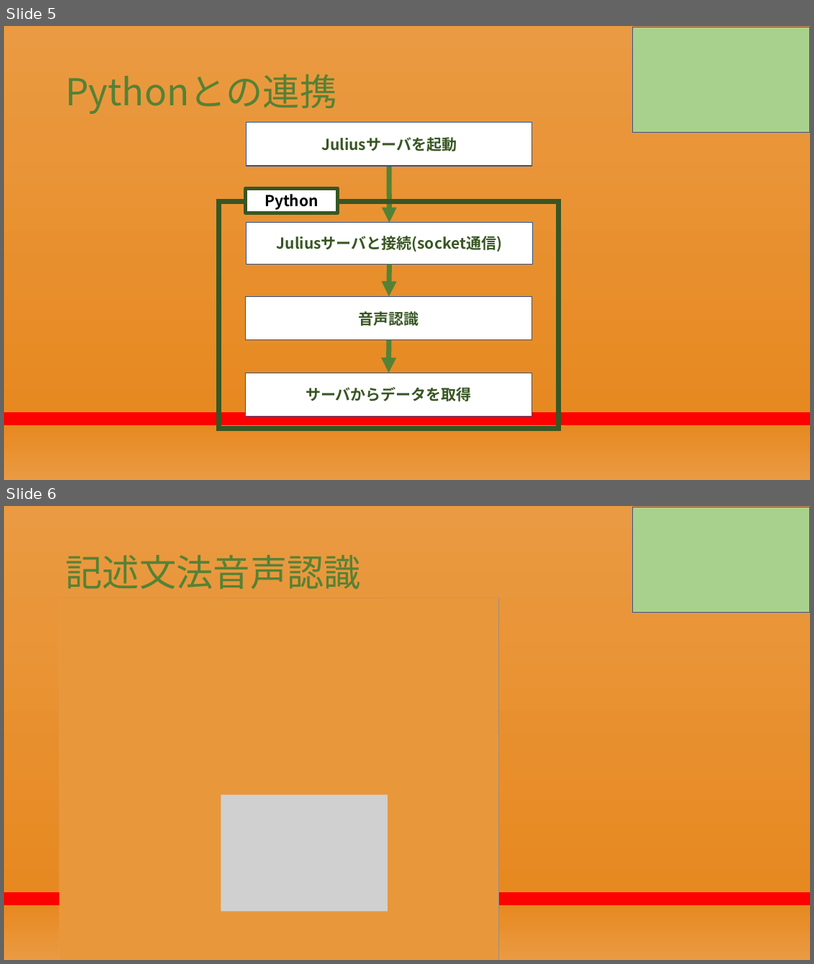
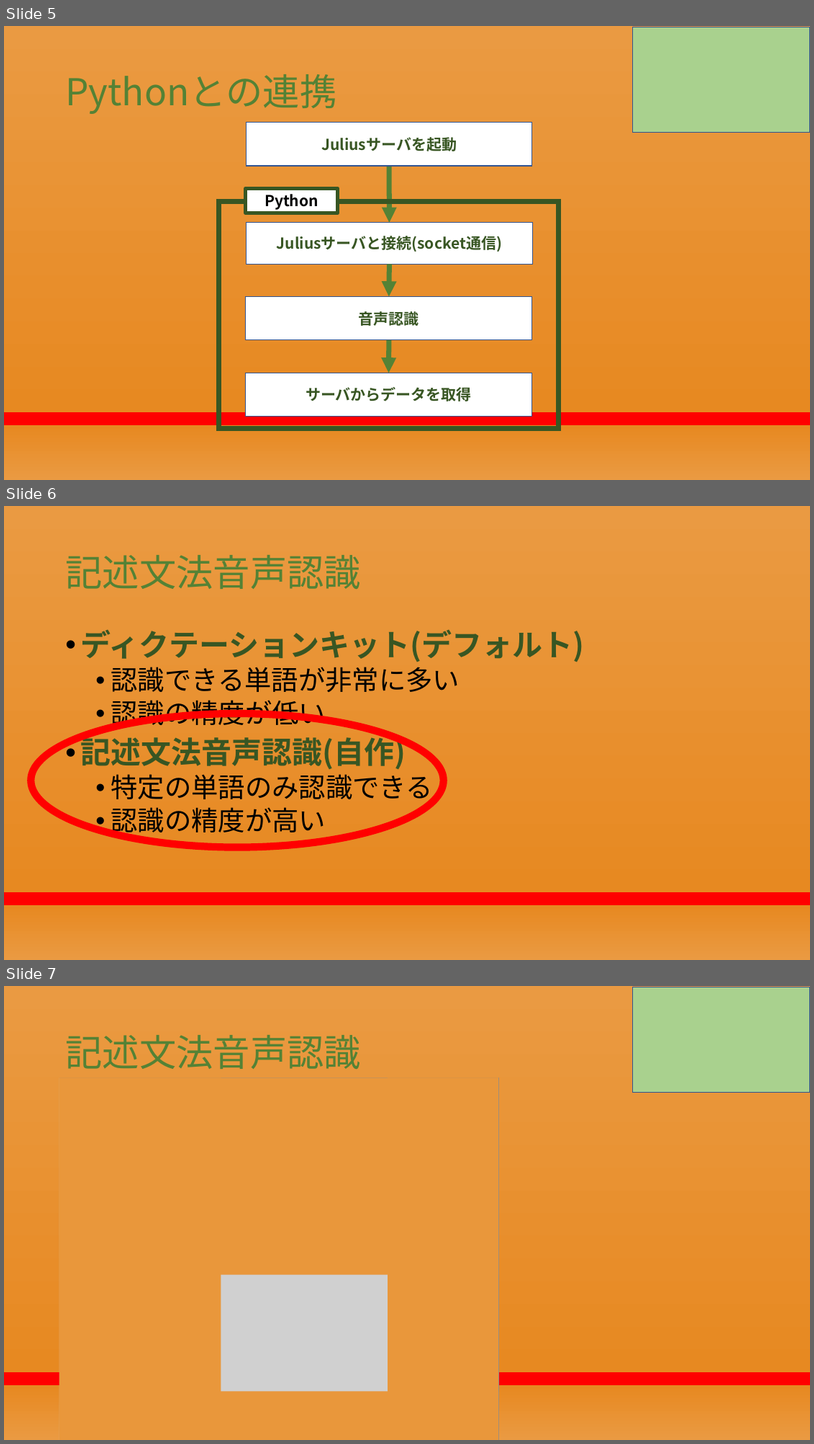
Before and after one commit to RikiishiSuzunosuke/AIspeaker_yosie, a slide deck: presentation/第二回プレゼン_アウトライン.pptx. Shown one above the other, each under a label of ours: slides 5 and 6 before the commit, slides 5, 6 and 7 after it. The pictures are 814x964 and 814x1444 pixels, drawn with LibreOffice and Linux fonts; fonts in the diff are those of the drawing; grey boxes stand for pictures. Boxes give left, top, right and bottom in pixels: in the first picture for what was removed or moved away, otherwise in the second. Text is boxed around its words. In the diff, an @@ line names an element or a change of style, - is before the commit and + after.

```diff
--- a/presentation/第二回プレゼン_アウトライン.pptx
+++ b/presentation/第二回プレゼン_アウトライン.pptx
@@ slide 6 added at bbox=[4, 506, 810, 960], background gradient #EA9A42 to #E78921 to #FF0000 @@
@@ title added at bbox=[65, 555, 361, 589], 44 pt, text #548235 @@
+記述文法音声認識
@@ text added at bbox=[80, 629, 584, 838], 32 pt, text #000000 @@
+• ディクテーションキット(デフォルト)
+  • 認識できる単語が非常に多い
+  • 認識の精度が低い
+• 記述文法音声認識(自作)
+  • 特定の単語のみ認識できる
+  • 認識の精度が高い
@@ ellipse added at bbox=[31, 713, 444, 847], outline #FF0000 8.75 pt @@
@@ what was slide 6 is now slide 7 @@
```
Also in this commit, not shown: 2 slides changed, 1 other file.
